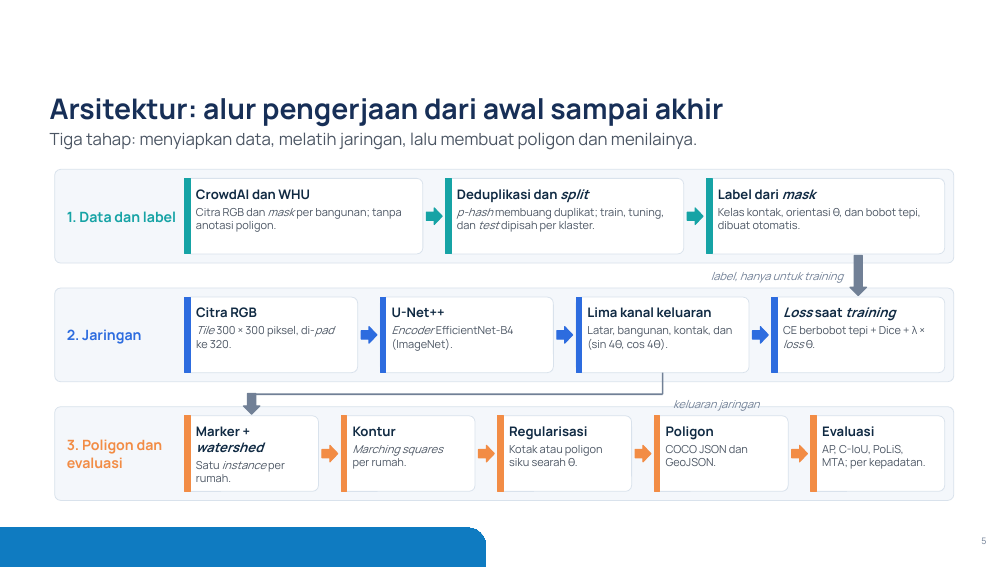
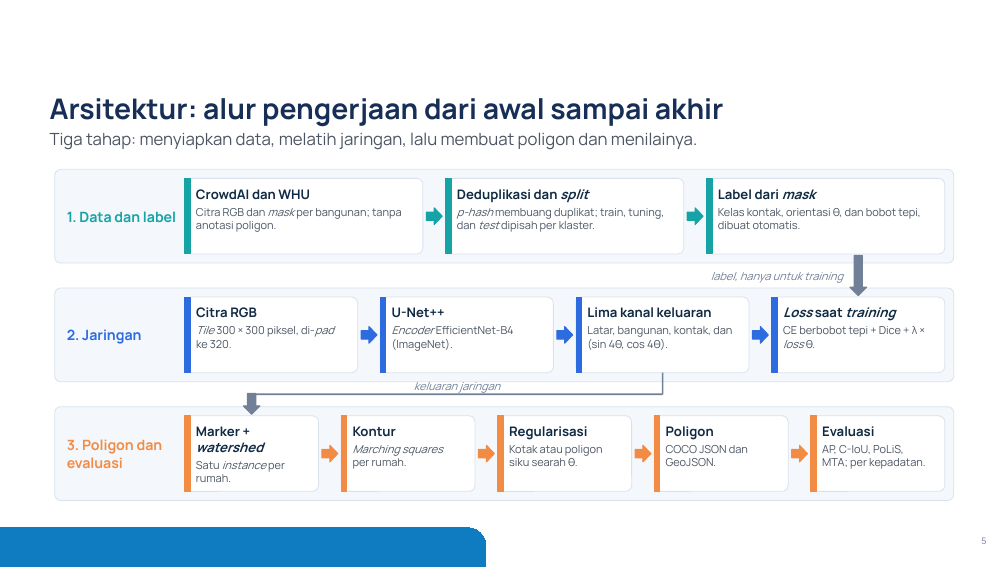
Before and after one commit to mahathirmuh/building-footprint-extraction, a slide deck: slide 5 of slides/densepoly.pptx. Drawn at 1008x567 pixels with LibreOffice and Linux fonts; fonts in the diff are those of the drawing; background and template pictures are left out. Boxes give left, top, right and bottom in pixels: in the first picture for what was removed or moved away, otherwise in the second. Text is boxed around its words. In the diff, an @@ line names an element or a change of style, - is before the commit and + after.

Commit message:
Architecture slide: put the label of the elbow arrow in the gap between the lanes

```diff
--- a/slides/densepoly.pptx
+++ b/slides/densepoly.pptx
@@ text "keluaran jaringan": place and size @@
-text "keluaran jaringan" at [673, 400, 760, 411]
+text "keluaran jaringan" at [414, 382, 500, 394]
@@ text "keluaran jaringan" at [414, 382, 500, 394]: alignment left to centre @@
```
Also in this commit, not shown: 1 other file.
